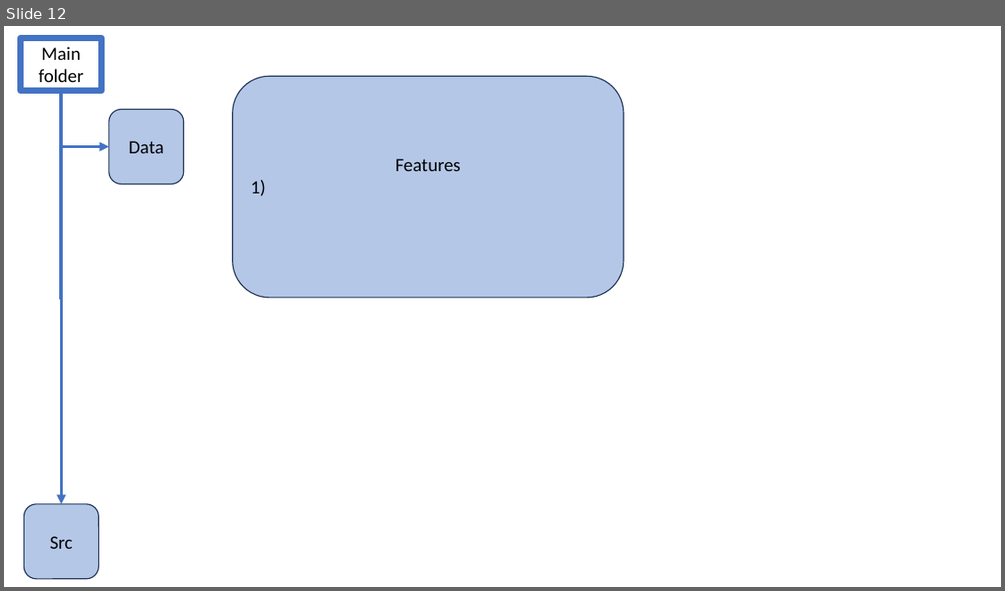
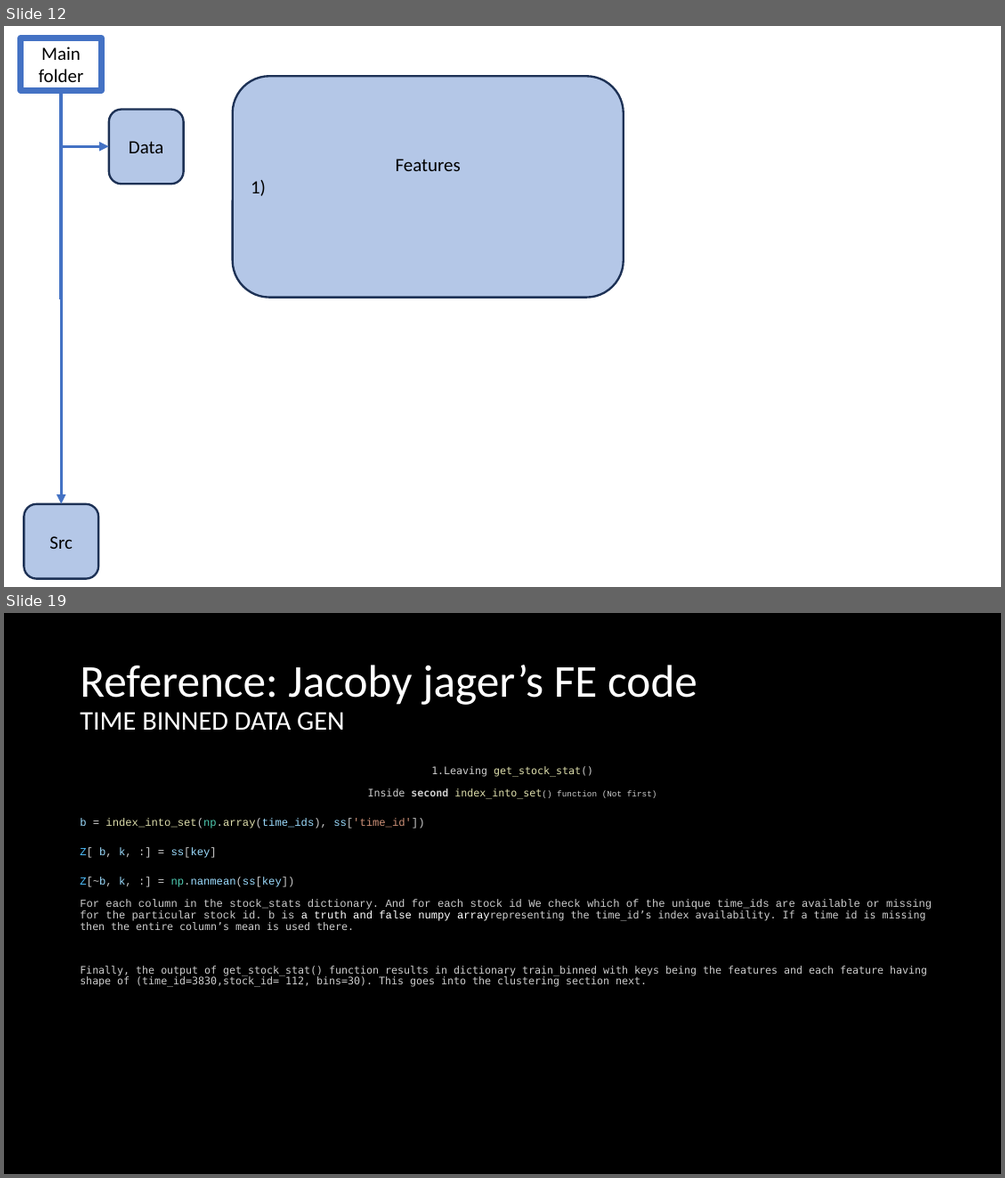
Before and after one commit to JosePeeterson/Optiver-Realized-Volatility-Prediction, a slide deck: docs/Project_help_n_ideas.pptx. Shown one above the other, each under a label of ours: slide 12 before the commit, slides 12 and 19 after it; the slides between them are not shown. The pictures are 1005x591 and 1005x1178 pixels, drawn with LibreOffice and Linux fonts; fonts in the diff are those of the drawing. Boxes give left, top, right and bottom in pixels: in the first picture for what was removed or moved away, otherwise in the second. Text is boxed around its words. In the diff, an @@ line names an element or a change of style, - is before the commit and + after.

Commit message:
Meaningful features for liquidity are added; BUCKETIZING IRREGULARLY SPACED DATA WITHIN FIRST 10 MINS FOR EACH STOCK TO MAKE THEM COMPARABLE ACROSS STOCKS. CREATE GRANULARITY WITHIN 10 FIRST MINS.This is a way to standardize data arriving at irreguar seconds. Next step will be clustering

```diff
--- a/docs/Project_help_n_ideas.pptx
+++ b/docs/Project_help_n_ideas.pptx
@@ slide 19 added at [4, 613, 1001, 1174], background #000000 @@
@@ title added at [80, 665, 697, 730], 44 pt, text #FFFFFF @@
+Reference: Jacoby jager’s FE code
+TIME BINNED DATA GEN
@@ text added at [80, 766, 931, 987], 10 pt, text #CCCCCC @@
+1.Leaving get_stock_stat()
+Inside second index_into_set() function (Not first)
+b = index_into_set(np.array(time_ids), ss['time_id'])
+Z[ b, k, :] = ss[key]
+Z[~b, k, :] = np.nanmean(ss[key])
+For each column in the stock_stats dictionary. And for each stock id We check which of the unique time_ids are available or missing for the particular stock id. b is a truth and false numpy arrayrepresenting the time_id’s index availability. If a time id is missing then the entire column’s mean is used there.
+Finally, the output of get_stock_stat() function results in dictionary train_binned with keys being the features and each feature having shape of (time_id=3830,stock_id= 112, bins=30). This goes into the clustering section next.
@@ slide 12 changed as well @@
@@ outline #1E3256 1 pt to #1D3155 2 pt; proportions changed in 3 elements at [109, 109, 184, 184], [24, 504, 99, 579], [233, 76, 624, 297] @@
```
Also in this commit, not shown: 5 other slides changed, 36 other slides added, 7 other files.
